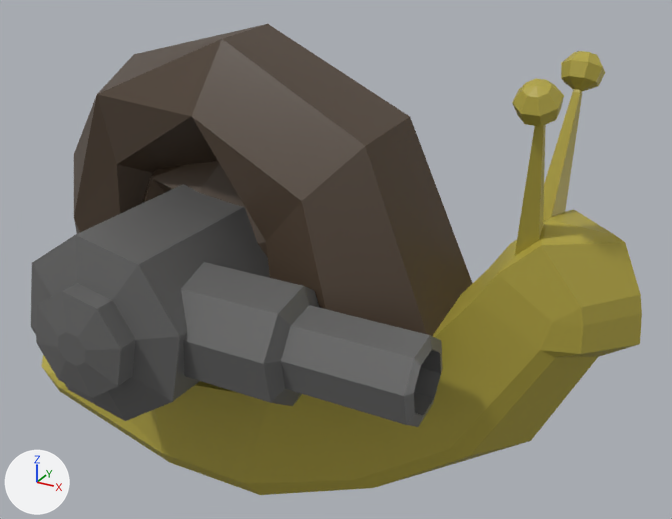
The FBX model Assets/Models/snail.fbx, before and after one commit.
One viewpoint serves both versions: a 50 mm camera at (4.52, -7.86, 6.49) aimed at (0.24, -0.08, 2.6). Arrows for +X, +Y and +Z are at lower left; the lights stay in place. The first picture is the older version. Where no turn or scale is listed for an object, it has been applied to the vertices.
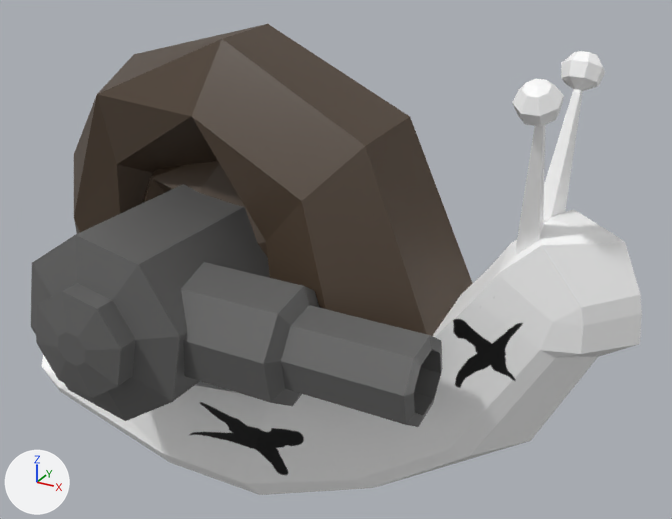
What the commit changed:
Picture 'snailDamaged1.png' (img_snaildamaged1_png) is new.
In material 'Material.001' (mat_material_001), base_color is no longer (0.439, 0.367, 0.0512), yellow #b1a340.
In material 'Material.001' (mat_material_001), texture is now set to img_snaildamaged1_png, with its transparency.

Pixel boxes (x1, y1, x2, y2) of what changed, in the pictures (672 x 519 px):
'Cube.001', surface changed (yellow to grey): (42, 51, 642, 495) in both
